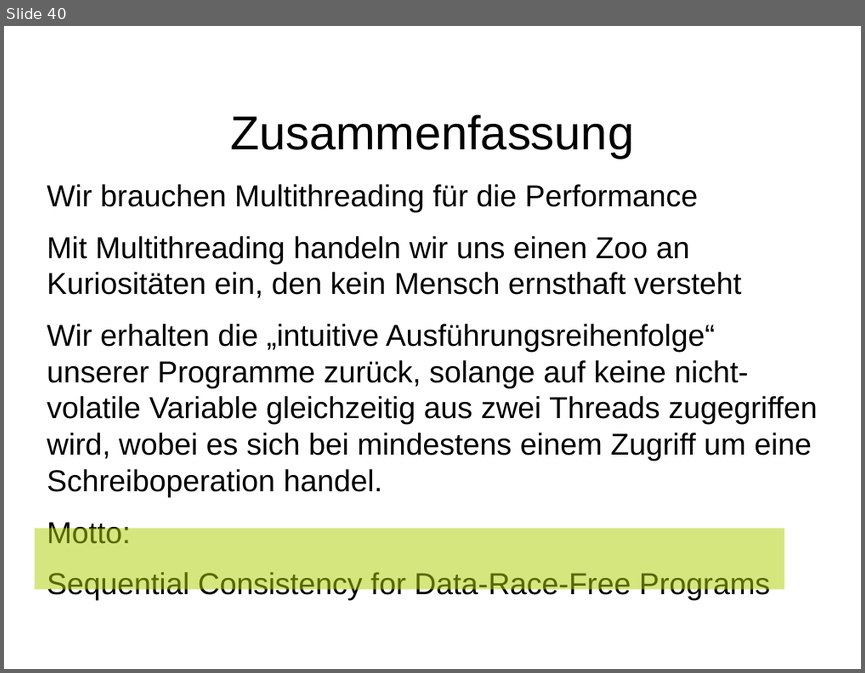
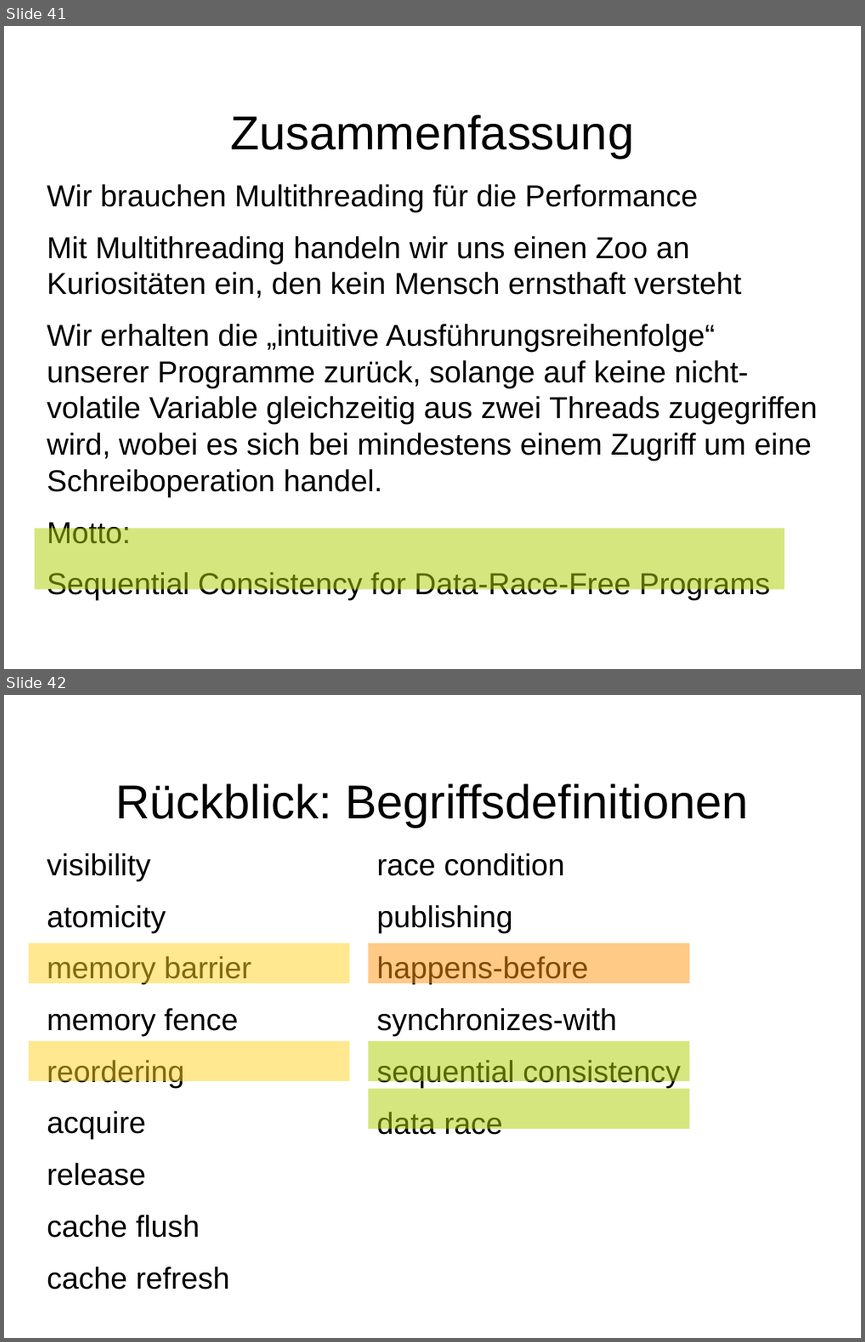
Before and after one commit to dlindner/vorlesung-se2-dhbw, a slide deck: added_2016/Java Memory Model.odp. Shown one above the other, each under a label of ours: slide 40 before the commit, slides 41 and 42 after it. The pictures are 865x673 and 865x1342 pixels, drawn with LibreOffice and Linux fonts; fonts in the diff are those of the drawing; background and template pictures are left out. Boxes give left, top, right and bottom in pixels: in the first picture for what was removed or moved away, otherwise in the second. Text is boxed around its words. In the diff, an @@ line names an element or a change of style, - is before the commit and + after.

Commit message:
memory model, RC2

```diff
--- a/added_2016/Java Memory Model.odp
+++ b/added_2016/Java Memory Model.odp
@@ slide 42 added at (x1=4, y1=695, x2=861, y2=1338), background picture (left out) @@
@@ title added at (x1=115, y1=783, x2=748, y2=827), 44 pt, text #000000 @@
+Rückblick: Begriffsdefinitionen
@@ text added at (x1=46, y1=853, x2=251, y2=1289), 28 pt, text #000000 @@
+visibility
+atomicity
+memory barrier
+memory fence
+reordering
+acquire
+release
+cache flush
+cache refresh
@@ text added at (x1=377, y1=853, x2=681, y2=1140), 28 pt, text #000000 @@
+race condition
+publishing
+happens-before
+synchronizes-with
+sequential consistency
+data race
@@ rectangle added at (x1=28, y1=943, x2=349, y2=983), fill #FFD320 at 50% opacity @@
@@ rectangle added at (x1=369, y1=943, x2=690, y2=983), fill #FF950E at 50% opacity @@
@@ rectangle added at (x1=28, y1=1041, x2=349, y2=1082), fill #FFD320 at 50% opacity @@
@@ rectangle added at (x1=369, y1=1041, x2=690, y2=1082), fill #AECF00 at 50% opacity @@
@@ rectangle added at (x1=369, y1=1089, x2=690, y2=1129), fill #AECF00 at 50% opacity @@
@@ what was slide 40 is now slide 41 @@
```
Also in this commit, not shown: 1 other slide added.
